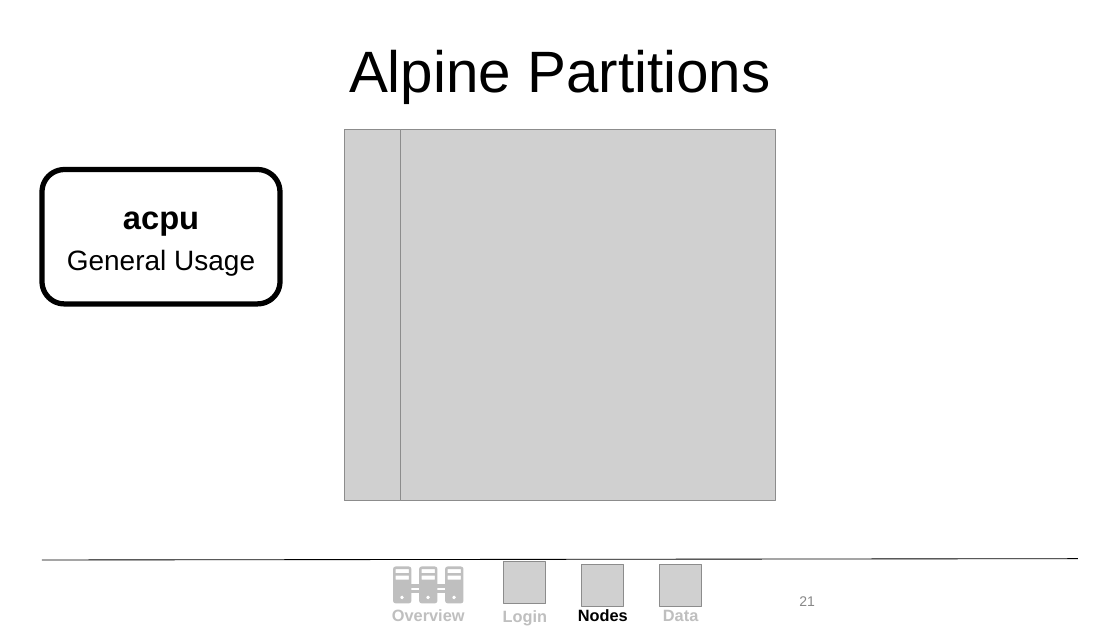
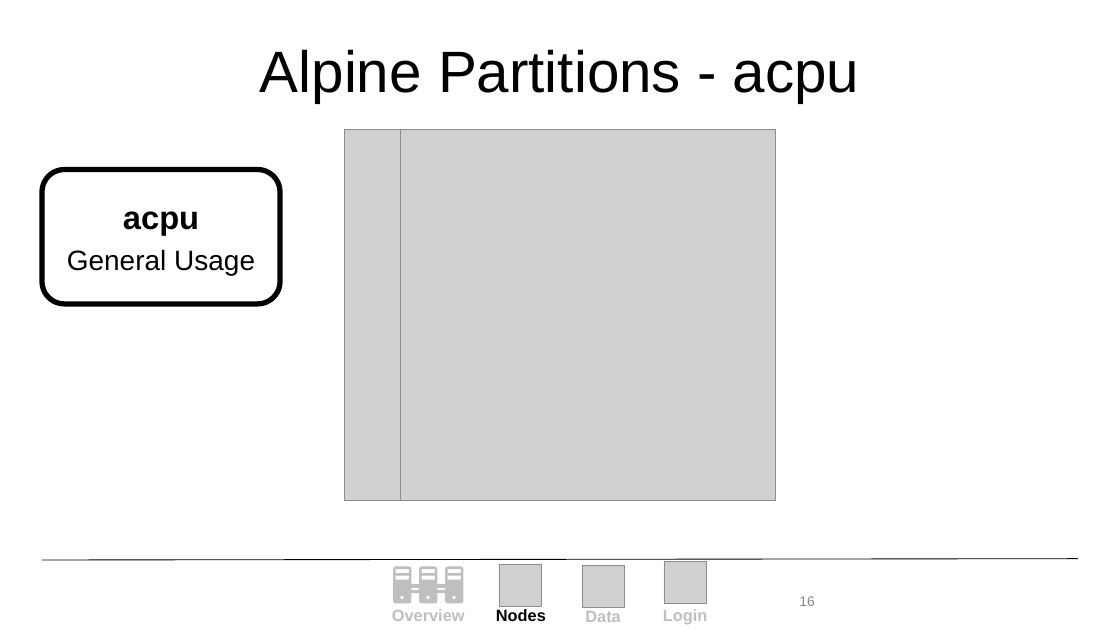
Before and after one commit to ResearchComputing/New_User_Seminar, a slide deck: slide 16 of Alpine_New_User_Seminar.pptx (slide 21 before the commit). Drawn at 1120x630 pixels with LibreOffice and Linux fonts; fonts in the diff are those of the drawing; grey boxes stand for pictures; background and template pictures are left out. Boxes give left, top, right and bottom in pixels: in the first picture for what was removed or moved away, otherwise in the second. Text is boxed around its words. In the diff, an @@ line names an element or a change of style, - is before the commit and + after.

```diff
--- a/Alpine_New_User_Seminar.pptx
+++ b/Alpine_New_User_Seminar.pptx
@@ title at (x1=260, y1=49, x2=859, y2=103): text changed @@
-Alpine Partitions
+Alpine Partitions - acpu
@@ picture moved from (x1=504, y1=562, x2=546, y2=604) to (x1=500, y1=565, x2=542, y2=607) @@
@@ picture moved from (x1=660, y1=565, x2=702, y2=607) to (x1=665, y1=562, x2=707, y2=604) @@
@@ page number at (x1=799, y1=596, x2=815, y2=606): text changed @@
-21
+16
@@ text "Nodes" moved from (x1=578, y1=609, x2=628, y2=621) to (x1=496, y1=609, x2=546, y2=621) @@
@@ text "Data" moved from (x1=663, y1=610, x2=698, y2=621) to (x1=585, y1=611, x2=620, y2=622) @@
@@ text "Login" moved from (x1=503, y1=610, x2=547, y2=625) to (x1=663, y1=609, x2=707, y2=624) @@
```
Also in this commit, not shown: 12 other slides changed, 9 slides removed, 1 other file.
